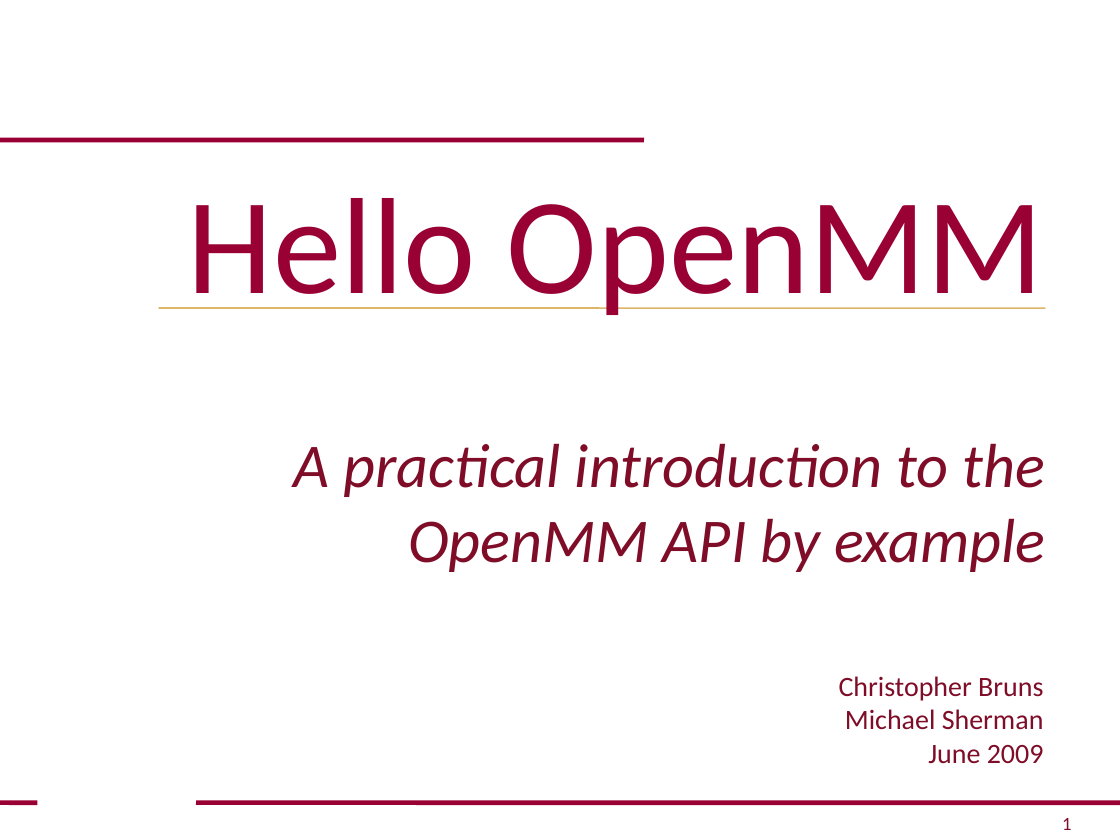
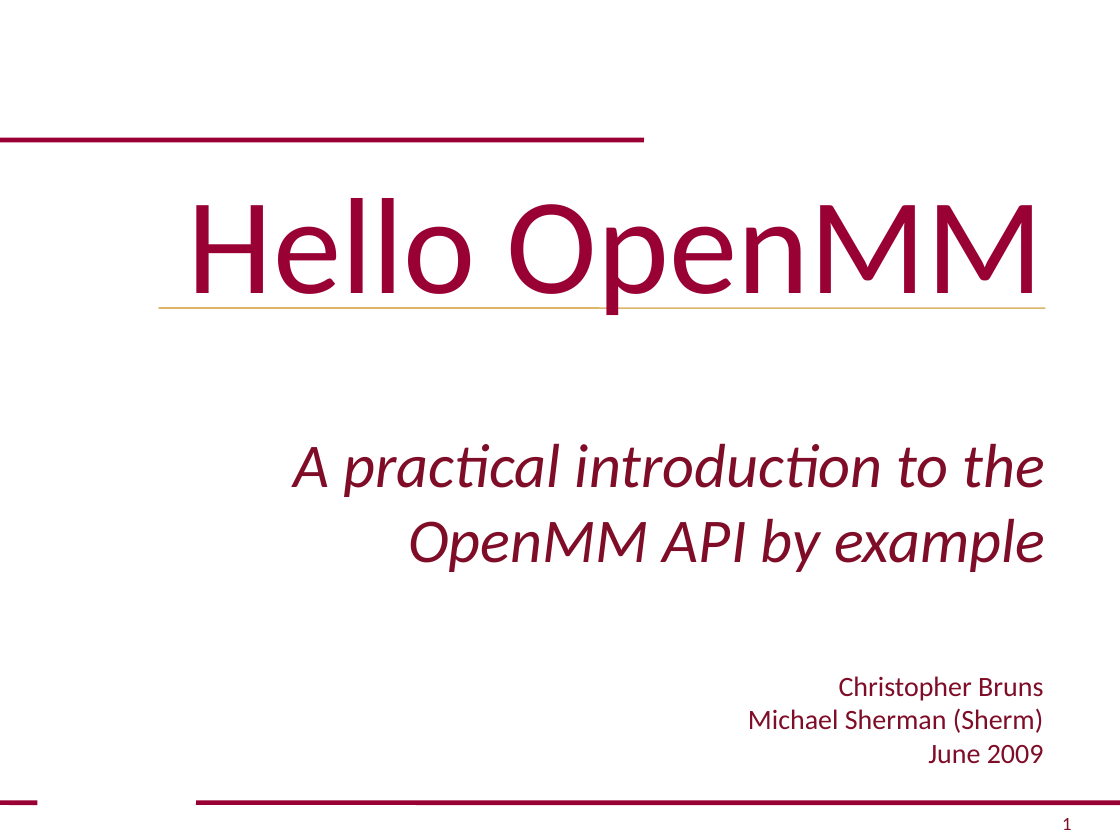
Before and after one commit to openmm/openmm, a slide deck: slide 1 of examples/HelloOpenMM.ppt. Drawn at 1120x840 pixels with LibreOffice and Linux fonts; fonts in the diff are those of the drawing; background and template pictures are left out. Boxes give left, top, right and bottom in pixels: in the first picture for what was removed or moved away, otherwise in the second. Text is boxed around its words. In the diff, an @@ line names an element or a change of style, - is before the commit and + after.

```diff
--- a/examples/HelloOpenMM.ppt
+++ b/examples/HelloOpenMM.ppt
@@ text at bbox=[748, 708, 1044, 733]: text changed @@
-Michael Sherman
+Michael Sherman (Sherm)
```
Also in this commit, not shown: 8 other slides changed, 6 slides added, 2 slides removed.
